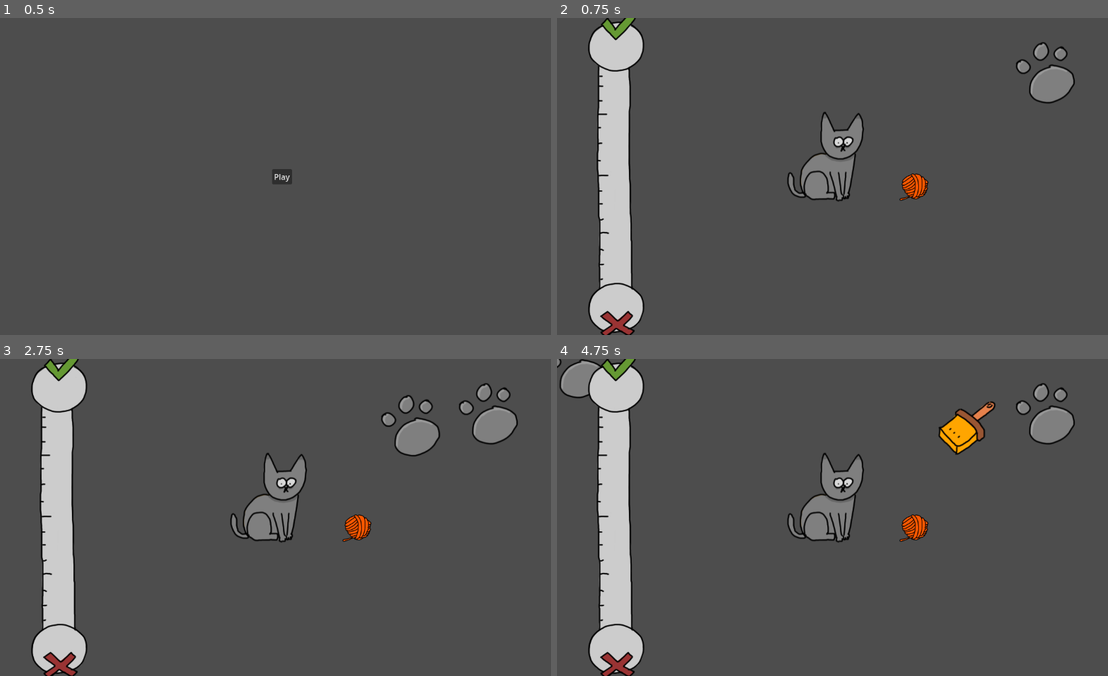
Above: before the commit, frames 1-4 (two rows, left to right).
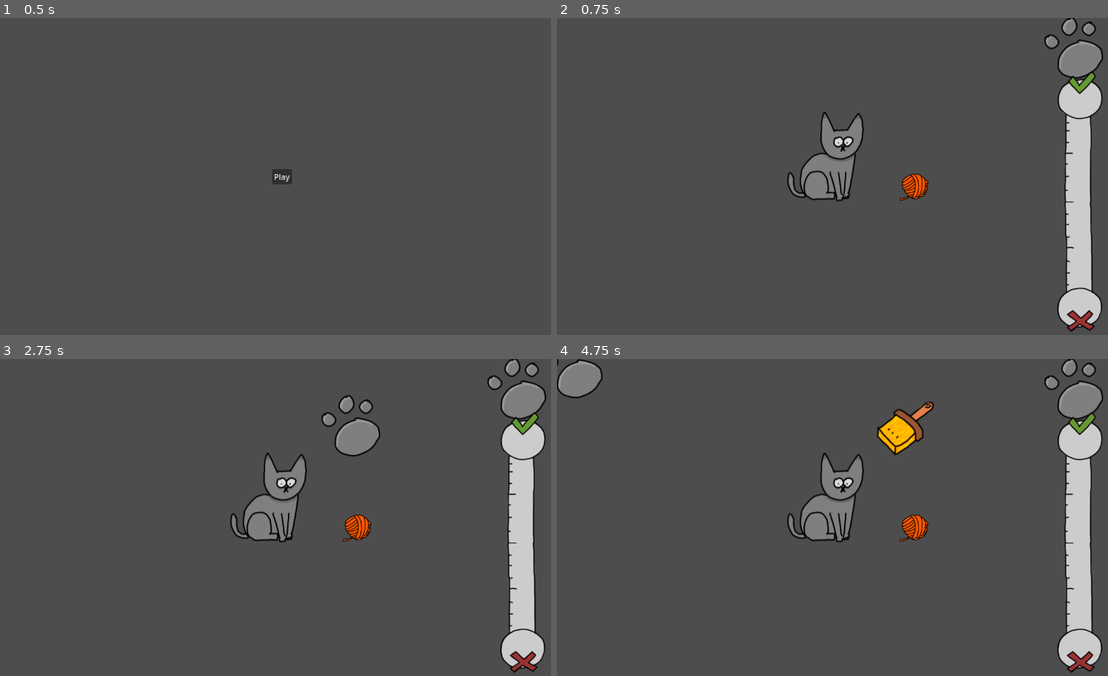
Above: after the commit, the same moments.

Repository: jiexdrop/purrfection
Game: Godot game, scene res://scenes/init.tscn
Same seed, same stepped clock (60 frames per second), same inputs: the game is played once before the commit and once after it.
Inputs (mouse positions are in pixels of both pictures, inside the frame that each line leads up to):
- Up to frame 1 (0.5 s): no input
- Up to frame 2 (0.75 s): click "Play" at 0.5 s
- Up to frame 3 (2.75 s): tap Enter at 1.25 s; move the mouse to (407, 501) at 1.27 s; click (407, 501) at 1.42 s; tap Space at 2 s; drag from (170, 533) to (490, 412) at 2.02 s
- Up to frame 4 (4.75 s): move the mouse to (893, 447) at 2.77 s; click (893, 447) at 2.92 s; tap Enter at 3.5 s; drag from (810, 580) to (964, 425) at 3.52 s; tap Space at 4.25 s; move the mouse to (1008, 565) at 4.27 s; click (1008, 565) at 4.42 s

Frame 1 is identical in both runs. In frame 2, 13% of the frame differs, in the area x 5-100%, y 0-100%; in frame 3, 15%; in frame 4, 15%.

Commit message:
breaking boxes and paintball

Diff:
--- a/project.godot
+++ b/project.godot
@@ -17,11 +17,13 @@
 
 [autoload]
 
+Global="*res://scripts/global.gd"
 SignalBus="*res://scripts/signal_bus.gd"
 
 [global_group]
 
 Ball=""
+Box=""
 
 [rendering]
 
--- a/scenes/levels/ball.gd
+++ b/scenes/levels/ball.gd
@@ -1,9 +1,15 @@
 extends RigidBody2D
+
+@onready var sprite: Sprite2D = $Sprite
 
 @export var bounce_factor: float = 1.2  # Increase bounce intensity
 @export var min_velocity: float = 20.0  # Minimum velocity to prevent sticking
 @export var max_velocity: float = 800.0  # Prevent excessive speed
 @export var unstick_force: float = 100.0  # Force to apply when stuck
+
+var original_texture = preload("res://images/knot.png")
+var paint_texture = preload("res://images/knot_p.png")
+
 
 func _ready():
 	# Set up physics properties
@@ -12,6 +18,13 @@
 	physics_material_override.friction = 0.2
 	contact_monitor = true
 	max_contacts_reported = 4
+	SignalBus.brush.connect(_brush)
+
+func _brush(val):
+	if val:
+		sprite.texture = paint_texture
+	else:
+		sprite.texture = original_texture
 
 func _physics_process(delta):
 	# Check if the ball is moving too slowly (potentially stuck)
@@ -27,6 +40,9 @@
 
 	# Add some fun effects on collision
 	for body in get_colliding_bodies():
+		if body.is_in_group("Box"):
+			SignalBus.brush.emit(false)
+			Global.brush = false
 		if body:
 			# Increase velocity on bounce
 			linear_velocity *= bounce_factor
--- a/scenes/levels/level1.tscn
+++ b/scenes/levels/level1.tscn
@@ -23,21 +23,25 @@
 [sub_resource type="RectangleShape2D" id="RectangleShape2D_w8ldn"]
 size = Vector2(1356, 48.25)
 
+[sub_resource type="RectangleShape2D" id="RectangleShape2D_uyxs8"]
+size = Vector2(107, 685.563)
+
 [sub_resource type="RectangleShape2D" id="RectangleShape2D_sbmtq"]
-size = Vector2(111, 685.563)
+size = Vector2(299, 685.563)
 
 [node name="Level1" type="Node2D"]
 script = ExtResource("1_rhja8")
 box_scene = ExtResource("4_p52dg")
+spawn_width = 984.0
 
 [node name="Paw" type="Area2D" parent="."]
-position = Vector2(997, 114)
+position = Vector2(1055, 63)
 
 [node name="Sprite2D" type="Sprite2D" parent="Paw"]
 texture = ExtResource("4_6tub0")
 
 [node name="CollisionShape2D" type="CollisionShape2D" parent="Paw"]
-position = Vector2(0, -1)
+position = Vector2(6, -1)
 shape = SubResource("RectangleShape2D_qfjd5")
 
 [node name="Ball" parent="." instance=ExtResource("4_bobhk")]
@@ -69,28 +73,59 @@
 position = Vector2(405, 723)
 shape = SubResource("RectangleShape2D_w8ldn")
 
-[node name="CollisionShape2D3" type="CollisionShape2D" parent="StaticBody2D"]
-position = Vector2(-256, 382.219)
-shape = SubResource("RectangleShape2D_sbmtq")
+[node name="CollisionShape2D5" type="CollisionShape2D" parent="StaticBody2D"]
+position = Vector2(-254.5, 382.219)
+shape = SubResource("RectangleShape2D_uyxs8")
 
 [node name="CollisionShape2D4" type="CollisionShape2D" parent="StaticBody2D"]
-position = Vector2(1007, 382)
+position = Vector2(932.5, 382)
 shape = SubResource("RectangleShape2D_sbmtq")
 
 [node name="CanvasLayer" type="CanvasLayer" parent="."]
 
-[node name="MarginContainer" type="MarginContainer" parent="CanvasLayer"]
-anchors_preset = 9
+[node name="Control" type="Control" parent="CanvasLayer"]
+layout_mode = 3
+anchors_preset = 15
+anchor_right = 1.0
 anchor_bottom = 1.0
-offset_right = 167.0
+grow_horizontal = 2
 grow_vertical = 2
 
-[node name="VBoxContainer" type="VBoxContainer" parent="CanvasLayer/MarginContainer"]
+[node name="Control" type="Control" parent="CanvasLayer/Control"]
+layout_mode = 1
+anchors_preset = 6
+anchor_left = 1.0
+anchor_top = 0.5
+anchor_right = 1.0
+anchor_bottom = 0.5
+offset_left = -75.0
+offset_top = 35.0
+offset_right = -75.0
+offset_bottom = 35.0
+grow_horizontal = 0
+grow_vertical = 2
+scale = Vector2(0.8, 0.8)
+
+[node name="VBoxContainer" type="VBoxContainer" parent="CanvasLayer/Control/Control"]
+layout_mode = 1
+anchors_preset = 8
+anchor_left = 0.5
+anchor_top = 0.5
+anchor_right = 0.5
+anchor_bottom = 0.5
+offset_left = -132.5
+offset_top = -343.75
+offset_right = 107.5
+offset_bottom = 391.25
+grow_horizontal = 2
+grow_vertical = 2
+theme_override_constants/separation = -1
+alignment = 2
+
+[node name="Thermometer_R" type="TextureProgressBar" parent="CanvasLayer/Control/Control/VBoxContainer"]
 layout_mode = 2
-theme_override_constants/separation = 0
-
-[node name="Thermometer_R" type="TextureProgressBar" parent="CanvasLayer/MarginContainer/VBoxContainer"]
-layout_mode = 2
+size_flags_horizontal = 4
+size_flags_vertical = 4
 allow_greater = true
 allow_lesser = true
 fill_mode = 3
@@ -100,7 +135,8 @@
 script = ExtResource("11_m5gww")
 right = true
 
-[node name="Thermometer_W" type="TextureProgressBar" parent="CanvasLayer/MarginContainer/VBoxContainer"]
+[node name="Thermometer_W" type="TextureProgressBar" parent="CanvasLayer/Control/Control/VBoxContainer"]
+clip_contents = true
 layout_mode = 2
 allow_greater = true
 allow_lesser = true
--- a/scenes/objects/ball.tscn
+++ b/scenes/objects/ball.tscn
@@ -17,7 +17,7 @@
 position = Vector2(-6, -1)
 shape = SubResource("CircleShape2D_n27ll")
 
-[node name="Sprite2D" type="Sprite2D" parent="."]
+[node name="Sprite" type="Sprite2D" parent="."]
 position = Vector2(-10, 1)
 scale = Vector2(0.5, 0.5)
 texture = ExtResource("2_072m2")
--- a/scenes/objects/box.gd
+++ b/scenes/objects/box.gd
@@ -1,10 +1,19 @@
 extends RigidBody2D
 
+@onready var sprite: Sprite2D = $Sprite
 @onready var removal_timer: Timer = $RemovalTimer
 @onready var hit_timer: Timer = $HitTimer
 
+var box_textures = [
+	preload("res://images/box2.png"),
+	preload("res://images/box3.png"),
+	preload("res://images/box4.png")
+]
+
+var break_texture_left = preload("res://images/box_break_left.png")
+var break_texture_right = preload("res://images/box_break_right.png")
+
 var hits := 0
-
 var right = false
 var can_hit = true
 
@@ -13,34 +22,80 @@
 	right = randi() % 2 == 0
 	contact_monitor = true
 	max_contacts_reported = 4
+	sprite.texture = box_textures[0]
+
+func spawn_break_pieces():
+	# Create left piece
+	var left_piece = RigidBody2D.new()
+	var left_sprite = Sprite2D.new()
+	left_sprite.texture = break_texture_left
+	left_piece.add_child(left_sprite)
+	left_piece.position = position
+	left_piece.linear_velocity = Vector2(-100, -100)  # Adjust force as needed
+	left_piece.angular_velocity = -2  # Add some rotation
+
+	# Create right piece
+	var right_piece = RigidBody2D.new()
+	var right_sprite = Sprite2D.new()
+	right_sprite.texture = break_texture_right
+	right_piece.add_child(right_sprite)
+	right_piece.position = position
+	right_piece.linear_velocity = Vector2(100, -100)  # Adjust force as needed
+	right_piece.angular_velocity = 2  # Add some rotation
+
+	if right:
+		left_piece.modulate = Color(1 - hits * 0.3, 1, 1 - hits * 0.3)
+		right_piece.modulate = Color(1 - hits * 0.3, 1, 1 - hits * 0.3)
+	else:
+		left_piece.modulate = Color(1, 1 - hits * 0.3, 1 - hits * 0.3)
+		right_piece.modulate = Color(1, 1 - hits * 0.3, 1 - hits * 0.3)
+
+	# Add both pieces to the scene
+	get_parent().add_child(left_piece)
+	get_parent().add_child(right_piece)
+
+	# Set up auto-removal of pieces
+	var timer = Timer.new()
+	timer.wait_time = 1.0  # Adjust time as needed
+	timer.one_shot = true
+	timer.timeout.connect(func(): left_piece.queue_free(); right_piece.queue_free())
+	get_parent().add_child(timer)
+	timer.start()
 
 func _on_body_entered(body: Node) -> void:
-	#print("Collision detected with: ", body.name)  # Debug print
 	if body.is_in_group("Ball") and can_hit:
-		if SignalBus.brush:
-			right = true
-			SignalBus.brush = false
 		can_hit = false
 		hits += 1
 		hit_timer.start()
-		if right:
-			modulate = Color(1 - hits * 0.3, 1, 1 - hits * 0.3)
-		else:
-			removal_timer.start()
-			modulate = Color(1, 1 - hits * 0.3, 1 - hits * 0.3)
-		if hits >= 4:
+
+		if Global.brush:
+			right = true
+
+		if hits >= 3:
 			if right:
 				SignalBus.update_right.emit(5)
 				SignalBus.update_wrong.emit(-5)
 			else:
 				SignalBus.update_wrong.emit(5)
 				SignalBus.update_right.emit(-5)
-			queue_free()
 
+			# Spawn break pieces and hide original sprite
+			spawn_break_pieces()
+			sprite.visible = false
+			removal_timer.start()
+		else:
+			# Update sprite texture based on hits
+			var texture_index = min(hits, box_textures.size() - 1)
+			sprite.texture = box_textures[texture_index]
+
+			# Keep the original color modulation
+			if right:
+				modulate = Color(1 - hits * 0.3, 1, 1 - hits * 0.3)
+			else:
+				modulate = Color(1, 1 - hits * 0.3, 1 - hits * 0.3)
 
 func _on_removal_timer_timeout() -> void:
 	queue_free()
 
-
 func _on_hit_timer_timeout() -> void:
 	can_hit = true
--- a/scenes/objects/box.tscn
+++ b/scenes/objects/box.tscn
@@ -6,12 +6,11 @@
 [sub_resource type="RectangleShape2D" id="RectangleShape2D_qfjd5"]
 size = Vector2(127, 108)
 
-[node name="Box" type="RigidBody2D"]
-position = Vector2(941, 369)
+[node name="Box" type="RigidBody2D" groups=["Box"]]
 gravity_scale = 0.0
 script = ExtResource("1_v8o5c")
 
-[node name="Sprite2D" type="Sprite2D" parent="."]
+[node name="Sprite" type="Sprite2D" parent="."]
 texture = ExtResource("1_gg5r1")
 
 [node name="CollisionShape2D" type="CollisionShape2D" parent="."]
@@ -19,7 +18,7 @@
 shape = SubResource("RectangleShape2D_qfjd5")
 
 [node name="RemovalTimer" type="Timer" parent="."]
-wait_time = 3.0
+wait_time = 0.5
 one_shot = true
 
 [node name="HitTimer" type="Timer" parent="."]
--- a/scenes/objects/brush.gd
+++ b/scenes/objects/brush.gd
@@ -13,5 +13,6 @@
 
 func _on_body_entered(body: Node2D) -> void:
 	if body.is_in_group("Ball"):
-		SignalBus.brush = true
+		SignalBus.brush.emit(true)
+		Global.brush = true
 		queue_free()
--- /dev/null
+++ b/scripts/global.gd
@@ -0,0 +1,3 @@
+extends Node
+
+var brush = false
--- a/scripts/signal_bus.gd
+++ b/scripts/signal_bus.gd
@@ -3,4 +3,4 @@
 signal update_right(val)
 signal update_wrong(val)
 
-var brush = false
+signal brush(val)
Binary file added: images/box2.png
Not shown, added: images/box2.png.import
Binary file added: images/box3.png
Not shown, added: images/box3.png.import
Binary file added: images/box4.png
Not shown, added: images/box4.png.import
Binary file added: images/box5.png
Not shown, added: images/box5.png.import
Binary file added: images/box_break_left.png
Not shown, added: images/box_break_left.png.import
Binary file added: images/box_break_right.png
Not shown, added: images/box_break_right.png.import
(and 9 more such lines)
